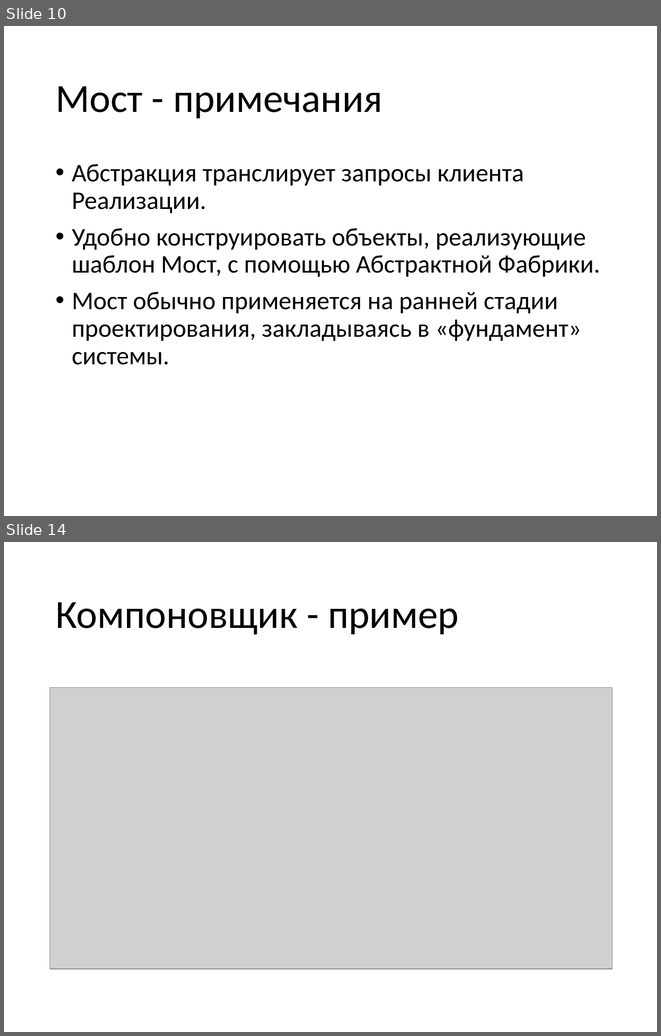
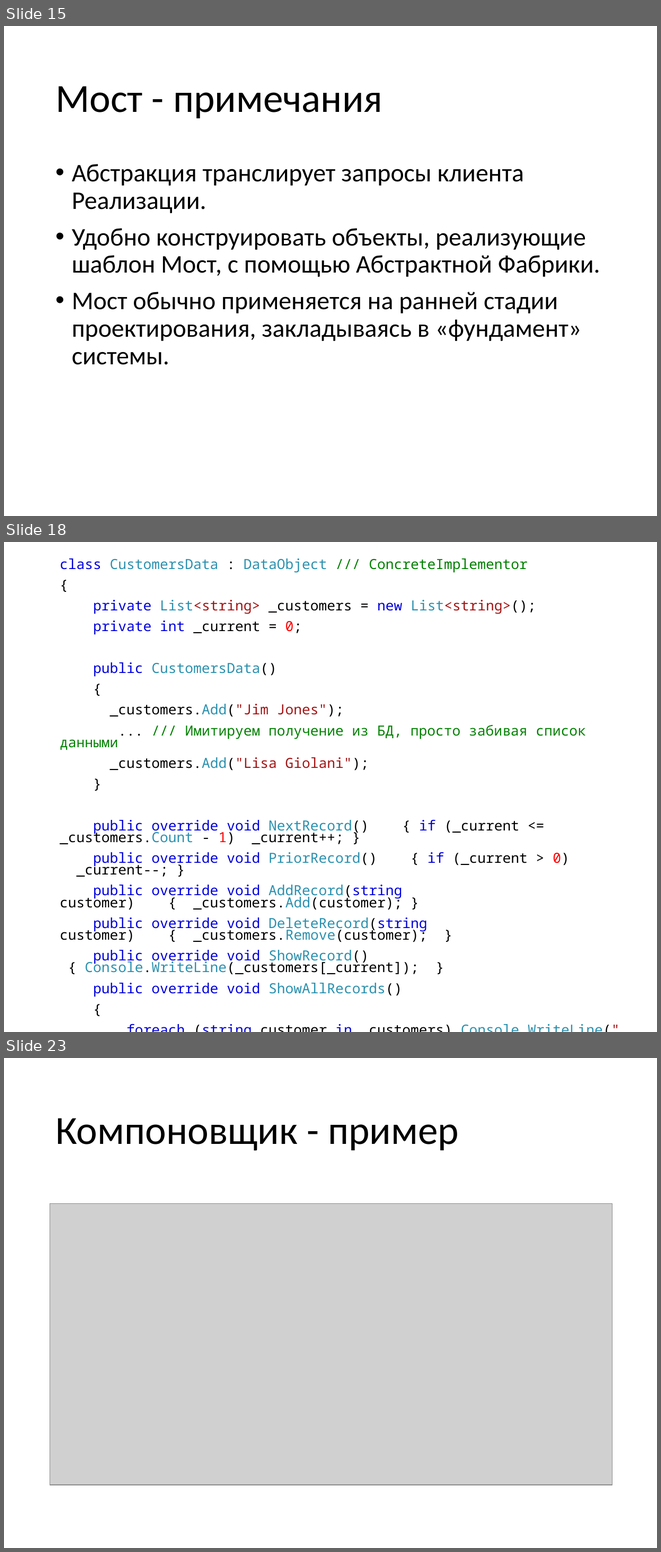
Before and after one commit to pelipas/OOP, a slide deck: Lecture_14_OOP_new.pptx. Shown one above the other, each under a label of ours: slides 10 and 14 before the commit, slides 15, 18 and 23 after it; the slides between them are not shown. The pictures are 661x1036 and 661x1552 pixels, drawn with LibreOffice and Linux fonts; fonts in the diff are those of the drawing; grey boxes stand for pictures. Boxes give left, top, right and bottom in pixels: in the first picture for what was removed or moved away, otherwise in the second. Text is boxed around its words. In the diff, an @@ line names an element or a change of style, - is before the commit and + after.

```diff
--- a/Lecture_14_OOP_new.pptx
+++ b/Lecture_14_OOP_new.pptx
@@ slide 18 added at [4,542,657,1032], background #FFFFFF @@
@@ text added at [60,558,586,997], 15.4 pt, text #000000 @@
+class CustomersData : DataObject /// ConcreteImplementor
+{
+private List<string> _customers = new List<string>();
+private int _current = 0;
+public CustomersData()
+{
+_customers.Add("Jim Jones");
+... /// Имитируем получение из БД, просто забивая список данными
+_customers.Add("Lisa Giolani");
+}
+public override void NextRecord() { if (_current <= _customers.Count - 1) _current++; }
+public override void PriorRecord() { if (_current > 0) _current--; }
+public override void AddRecord(string customer) { _customers.Add(customer); }
+public override void DeleteRecord(string сustomer) { _customers.Remove(customer); }
+public override void ShowRecord() { Console.WriteLine(_customers[_current]); }
+public override void ShowAllRecords()
+{
+foreach (string customer in _customers) Console.WriteLine(" " + customer);
+}
+}
@@ what was slide 10 is now slide 15 @@
@@ what was slide 14 is now slide 23 @@
```
Also in this commit, not shown: 4 slides changed, 22 other slides added, 4 other files.
